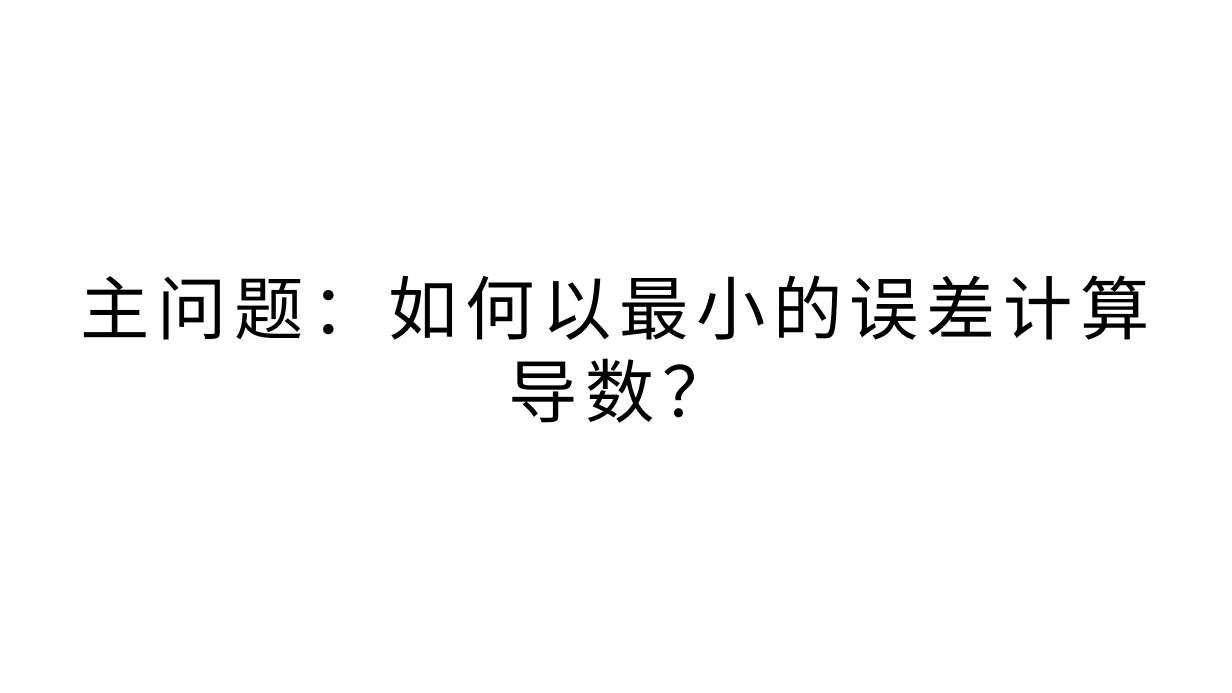
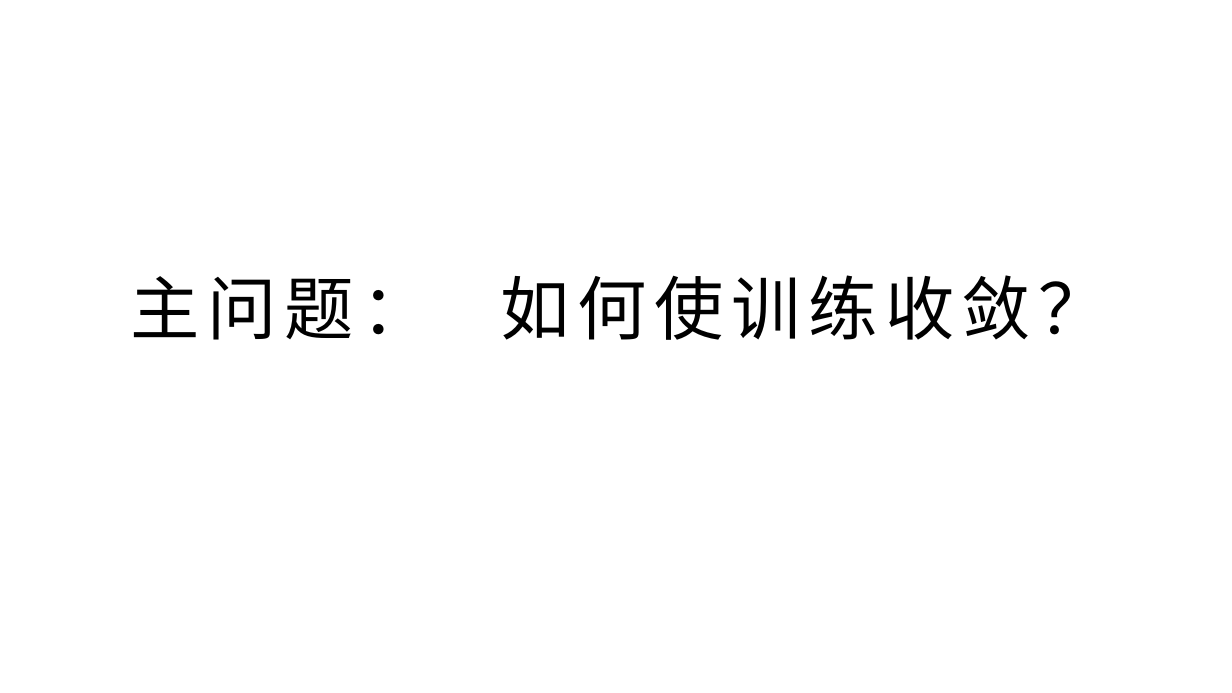
Before and after one commit to yyc-git/DeepLearningEdu, a slide deck: slide 16 of lessons/5_handwriting_by_linear_layer/ppt/用全连接层识别手写数字.pptx (slide 7 before the commit). Drawn at 1232x693 pixels with LibreOffice and Linux fonts; fonts in the diff are those of the drawing; background and template pictures are left out. Boxes give left, top, right and bottom in pixels: in the first picture for what was removed or moved away, otherwise in the second. Text is boxed around its words. In the diff, an @@ line names an element or a change of style, - is before the commit and + after.

```diff
--- a/lessons/5_handwriting_by_linear_layer/ppt/用全连接层识别手写数字.pptx
+++ b/lessons/5_handwriting_by_linear_layer/ppt/用全连接层识别手写数字.pptx
@@ title at [131,275,1108,340]: text changed @@
-主问题：如何以最小的误差计算导数？
+主问题： 如何使训练收敛？
```
Also in this commit, not shown: 15 other slides changed, 10 slides added, 7 slides removed.
